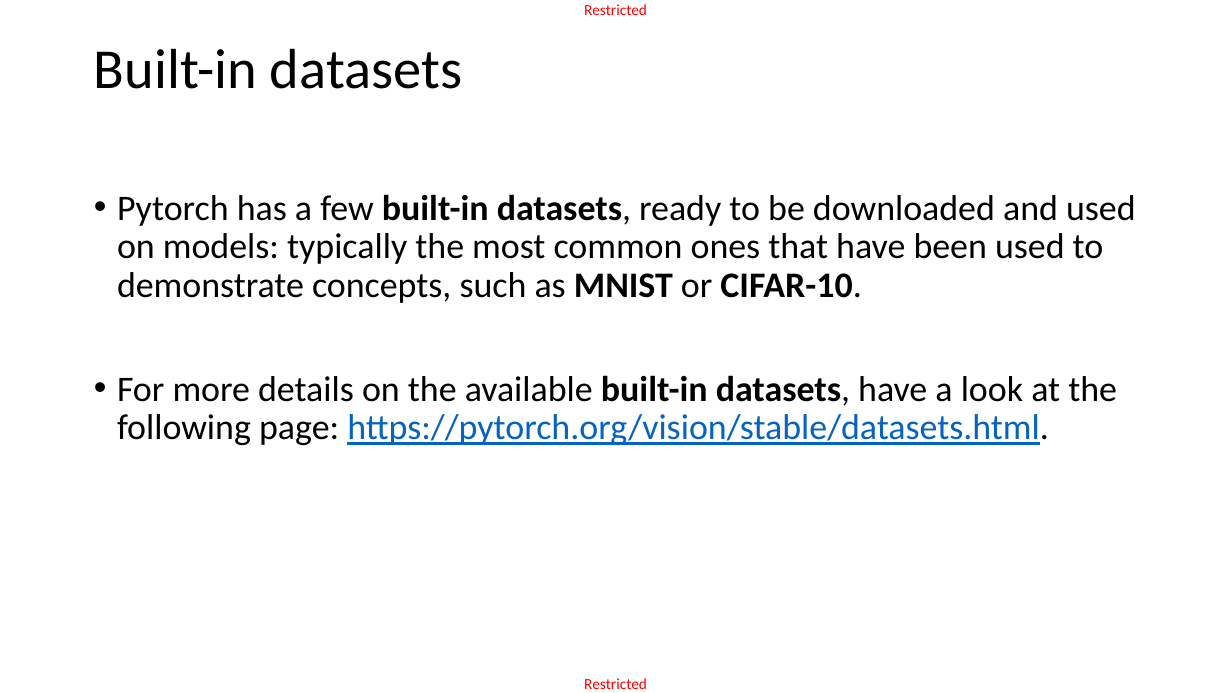
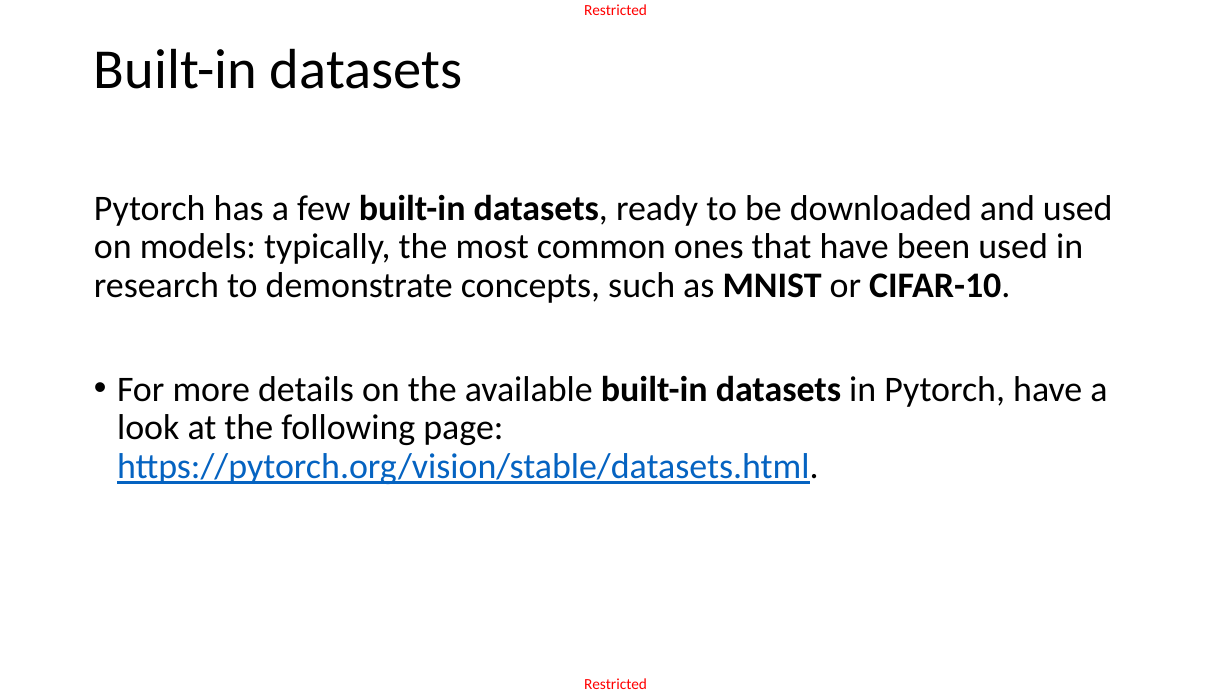
Before and after one commit to matthieudemari/SUTD_DL_50_039, a slide deck: slide 7 of W3/3. W3S3 final/W3S3.pptx. Drawn at 1232x693 pixels with LibreOffice and Linux fonts; fonts in the diff are those of the drawing. Boxes give left, top, right and bottom in pixels: in the first picture for what was removed or moved away, otherwise in the second. Text is boxed around its words. In the diff, an @@ line names an element or a change of style, - is before the commit and + after.

```diff
--- a/W3/3. W3S3 final/W3S3.pptx
+++ b/W3/3. W3S3 final/W3S3.pptx
@@ text at (94,194,1113,484): text changed @@
-• Pytorch has a few built-in datasets, ready to be downloaded and used on models: typically the most common ones that have been used to demonstrate concepts, such as MNIST or CIFAR-10.
-• For more details on the available built-in datasets, have a look at the following page: https://pytorch.org/vision/stable/datasets.html.
+Pytorch has a few built-in datasets, ready to be downloaded and used on models: typically, the most common ones that have been used in research to demonstrate concepts, such as MNIST or CIFAR-10.
+• For more details on the available built-in datasets in Pytorch, have a look at the following page: https://pytorch.org/vision/stable/datasets.html.
```
Also in this commit, not shown: 30 other slides changed, 1 slide added, 1 slide removed, 10 other files.
